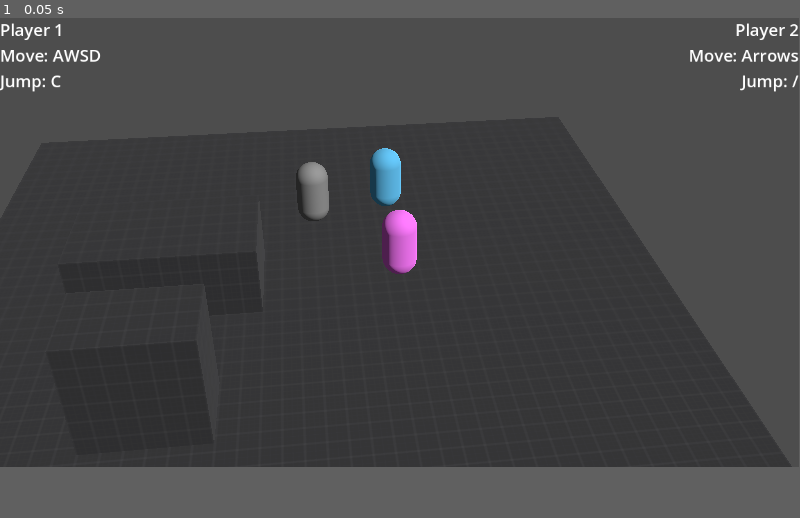
Above: before the commit, frame 1.
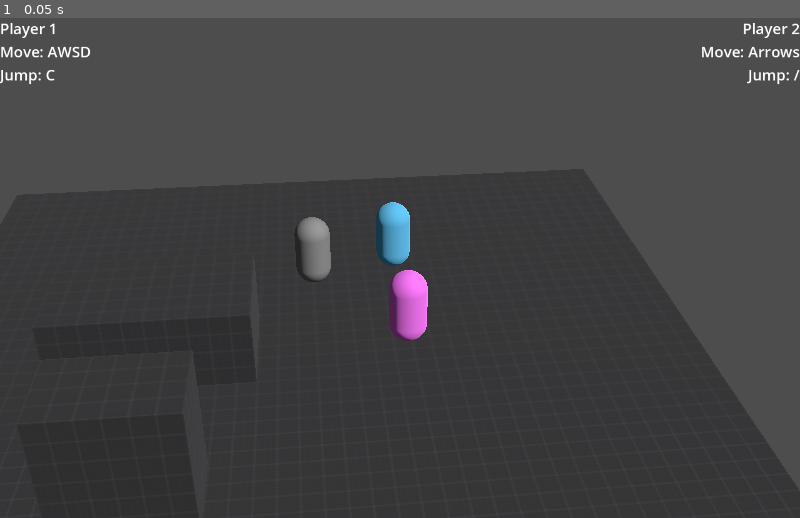
Above: after the commit, the same moment.

Repository: marconvcm/karma-kittens
Game: Godot game, scene res://levels/level.tscn
Two runs of this game, one before a commit and one after it. Both use one fixed random seed, a clock stepped at 60 frames per second and the inputs below.
Inputs:
- Up to frame 1 (0.05 s): no input
The window is 799x449 before the commit and 800x500 after it. Grey fills any space a smaller window leaves; there, only what the larger window draws over its background counts as a difference.

The runs differ from the first frame. In frame 1, 3.2% of the frame differs, in the area x 0-100%, y 1-65%.

Commit message:
camera and display

Diff:
--- a/common/camera.gd
+++ b/common/camera.gd
@@ -1,13 +1,46 @@
 class_name Camera extends Camera3D
 
-@export var target: Actor
+@export var target1: Actor
+@export var target2: Actor
+
+# Called every physics frame
+func _physics_process(_delta: float) -> void:
+   if target1 and target2:
+      # Calculate the center position between the two targets
+      var target_position = _find_center_between_two_points(target1.global_transform.origin, target2.global_transform.origin)
+      # Adjust the Y position to be slightly above the higher target
 
 
-func _physics_process(delta):
-   if target:
-      var target_position = target.global_position
-
-      # Rotate the camera to look at the target
+      # Rotate the camera to look at the target position
       look_at(target_position, Vector3.UP)
 
-      target.camera_rotation = rotation_degrees.y
+      # Adjust the field of view based on the distance between the targets
+      fov = _calculate_fov()
+
+# Helper function to find the center point between two positions
+func _find_center_between_two_points(p1: Vector3, p2: Vector3) -> Vector3:
+   return (p1 + p2) * 0.5
+
+# Helper function to calculate the distance between two positions
+func _distance_between_two_points(p1: Vector3, p2: Vector3) -> float:
+   return p1.distance_to(p2)
+
+# Helper function to calculate the field of view based on distance
+func _fov_based_on_distance(distance: float) -> float:
+   const MIN_DISTANCE = 1.0
+   const MAX_DISTANCE = 100.0
+   const MIN_FOV = 30.0
+   const MAX_FOV = 40.0
+
+   if distance < MIN_DISTANCE:
+      return MIN_FOV
+   elif distance > MAX_DISTANCE:
+      return MAX_FOV
+
+   # Linearly interpolate the FOV based on the distance
+   return lerp(MIN_FOV, MAX_FOV, (distance - MIN_DISTANCE) / (MAX_DISTANCE - MIN_DISTANCE))
+
+# Calculate the next field of view based on the distance between the two targets
+func _calculate_fov() -> float:
+   var distance = _distance_between_two_points(target1.global_transform.origin, target2.global_transform.origin)
+   return _fov_based_on_distance(distance)
--- a/levels/level.tscn
+++ b/levels/level.tscn
@@ -37,7 +37,7 @@
 [node name="Actor" parent="." instance=ExtResource("1_80vhd")]
 transform = Transform3D(1, 0, 0, 0, 1, 0, 0, 0, 1, 0, 1.05756, 3.23895)
 
-[node name="Player" parent="." instance=ExtResource("2_hjsbj")]
+[node name="Player1" parent="." instance=ExtResource("2_hjsbj")]
 transform = Transform3D(1, 0, 0, 0, 1, 0, 0, 0, 1, -2.37454, 1.05756, 0)
 
 [node name="Player2" parent="." instance=ExtResource("2_hjsbj")]
@@ -47,12 +47,13 @@
 [node name="Mesh" parent="Player2" index="1"]
 surface_material_override/0 = SubResource("StandardMaterial3D_safpt")
 
-[node name="Camera" type="Camera3D" parent="." node_paths=PackedStringArray("target")]
+[node name="Camera" type="Camera3D" parent="." node_paths=PackedStringArray("target1", "target2")]
 transform = Transform3D(-1, -7.54979e-08, 1.30766e-07, 0, 0.866025, 0.5, -1.50996e-07, 0.5, -0.866025, 0, 14, -20)
 fov = 30.0
 near = 0.02
 script = ExtResource("3_5mrsh")
-target = NodePath("../Player")
+target1 = NodePath("../Player1")
+target2 = NodePath("../Player2")
 
 [node name="Floor" type="Node3D" parent="."]
 transform = Transform3D(1, 0, 0, 0, 1, 0, 0, 0, 1, 0, 1.16232, 0)
--- a/project.godot
+++ b/project.godot
@@ -18,6 +18,11 @@
 [autoload]
 
 GlobalInputControllerManager="*res://common/input_controller_manager.gd"
+
+[display]
+
+window/size/viewport_width=1280
+window/size/viewport_height=800
 
 [input]
 
